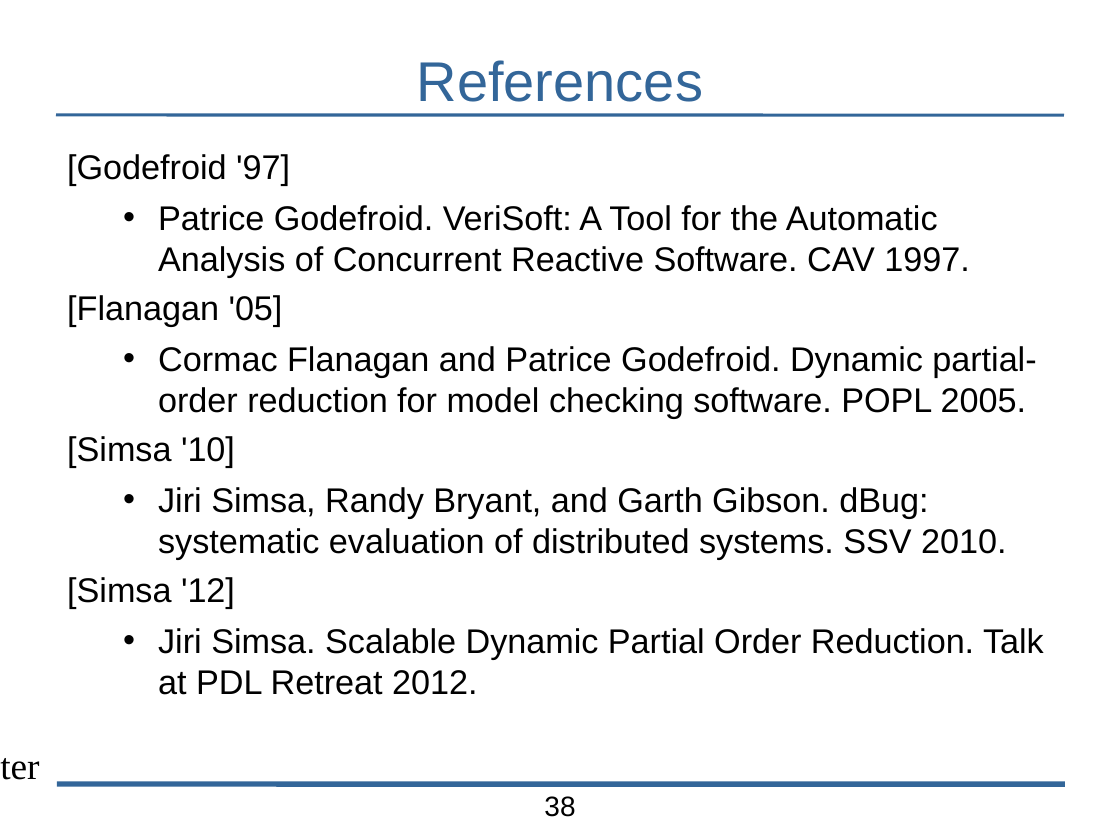
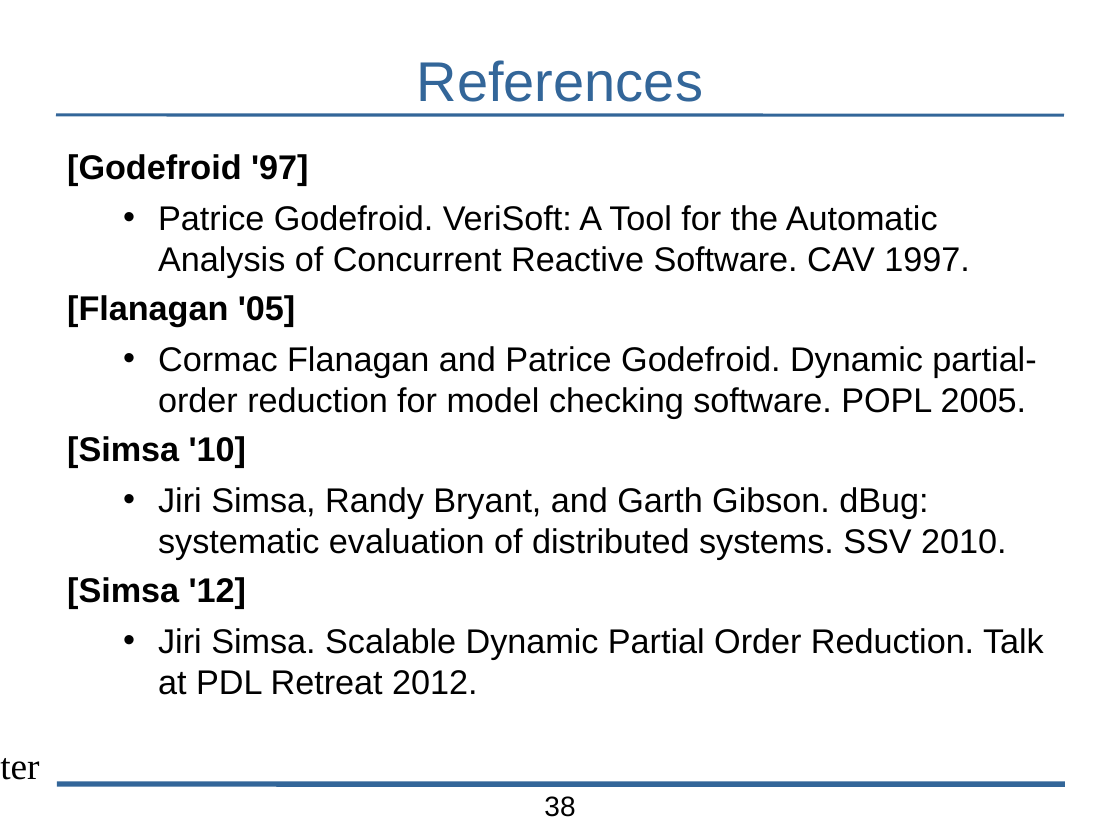
Before and after one commit to bblum/talks, a slide deck: slide 38 of pdl-retreat/pdl-talk.odp. Drawn at 1120x840 pixels with LibreOffice and Linux fonts; fonts in the diff are those of the drawing; background and template pictures are left out. Boxes give left, top, right and bottom in pixels: in the first picture for what was removed or moved away, otherwise in the second. Text is boxed around its words. In the diff, an @@ line names an element or a change of style, - is before the commit and + after.

```diff
--- a/pdl-retreat/pdl-talk.odp
+++ b/pdl-retreat/pdl-talk.odp
@@ text at box(67, 154, 308, 609): bold on in "[Godefroid '97]", "[Flanagan '05]", "[Simsa '10]", "[Simsa '12]" @@
```
Also in this commit, not shown: 3 other slides changed, 3 other files.
